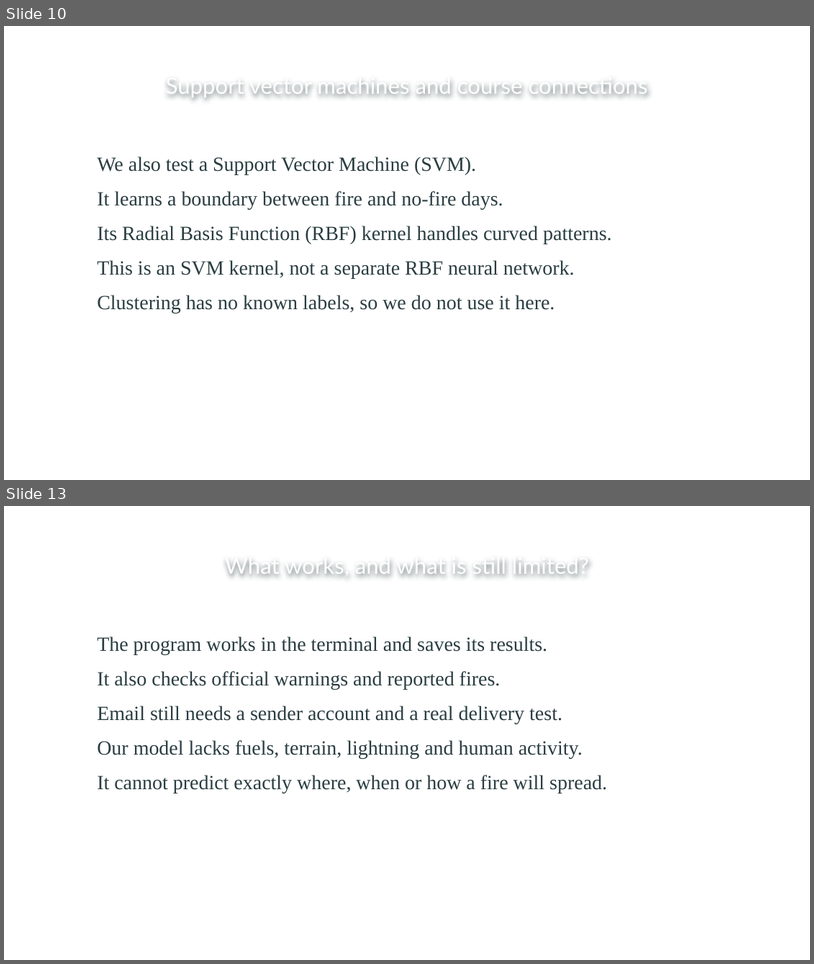
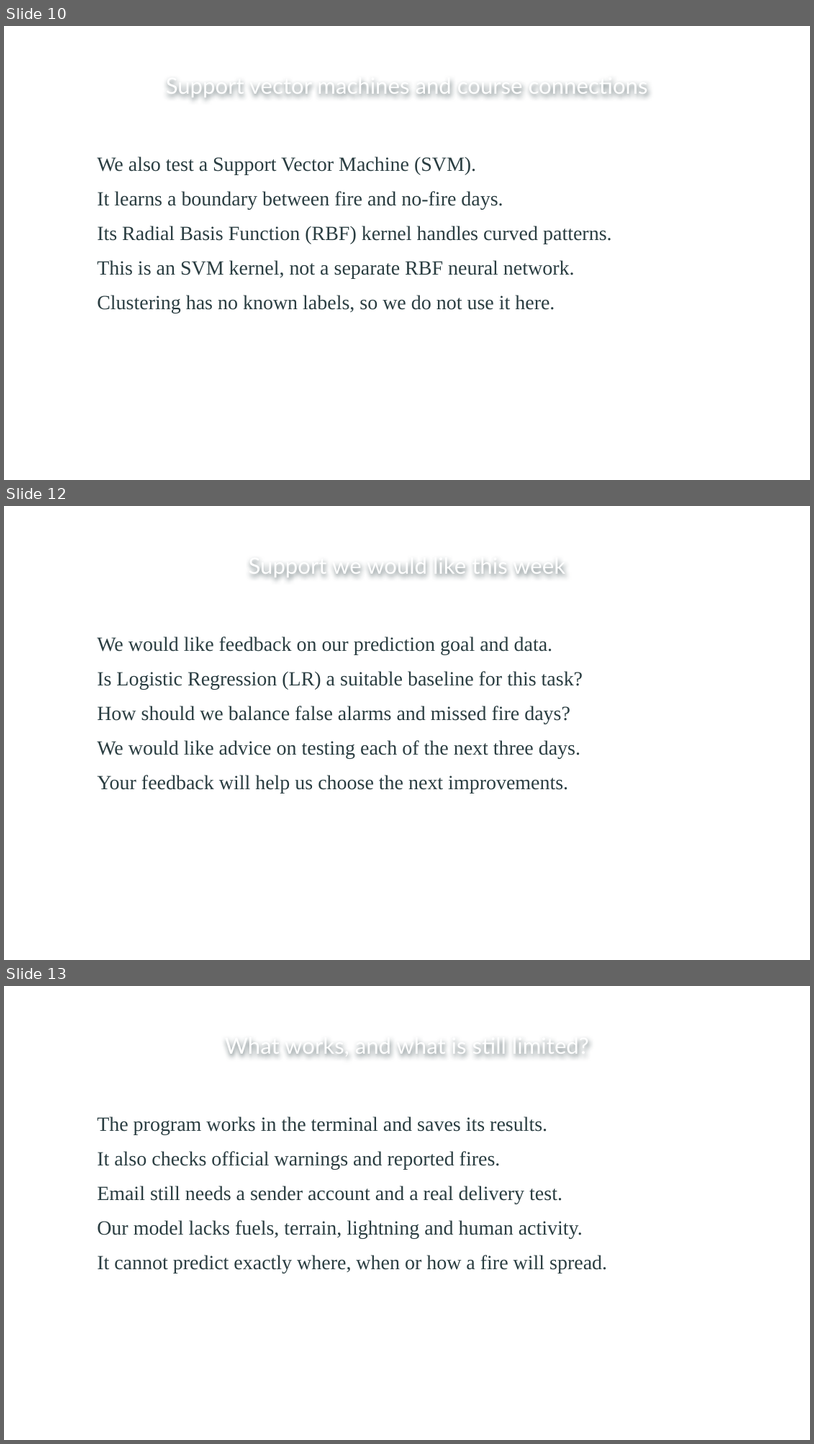
Before and after one commit to sarbarkarkee/cedar-city-wildfire-prediction, a slide deck: Cedar_City_Wildfire_Presentation.pptx. Shown one above the other, each under a label of ours: slides 10 and 13 before the commit, slides 10, 12 and 13 after it; the slides between them are not shown. The pictures are 814x964 and 814x1444 pixels, drawn with LibreOffice and Linux fonts; fonts in the diff are those of the drawing; background and template pictures are left out. Boxes give left, top, right and bottom in pixels: in the first picture for what was removed or moved away, otherwise in the second. Text is boxed around its words. In the diff, an @@ line names an element or a change of style, - is before the commit and + after.

```diff
--- a/Cedar_City_Wildfire_Presentation.pptx
+++ b/Cedar_City_Wildfire_Presentation.pptx
@@ slide 12 added at (x1=4, y1=506, x2=810, y2=960), background picture (left out); not listed: 1 template element that a slide beside it also shows @@
@@ title added at (x1=249, y1=561, x2=566, y2=577), 20 pt, text #FFFFFF @@
+Support we would like this week
@@ text added at (x1=97, y1=636, x2=583, y2=793), 18 pt, text #2A3D41 @@
+We would like feedback on our prediction goal and data.
+Is Logistic Regression (LR) a suitable baseline for this task?
+How should we balance false alarms and missed fire days?
+We would like advice on testing each of the next three days.
+Your feedback will help us choose the next improvements.
```
Also in this commit, not shown: 2 slides changed, 2 slides removed.
